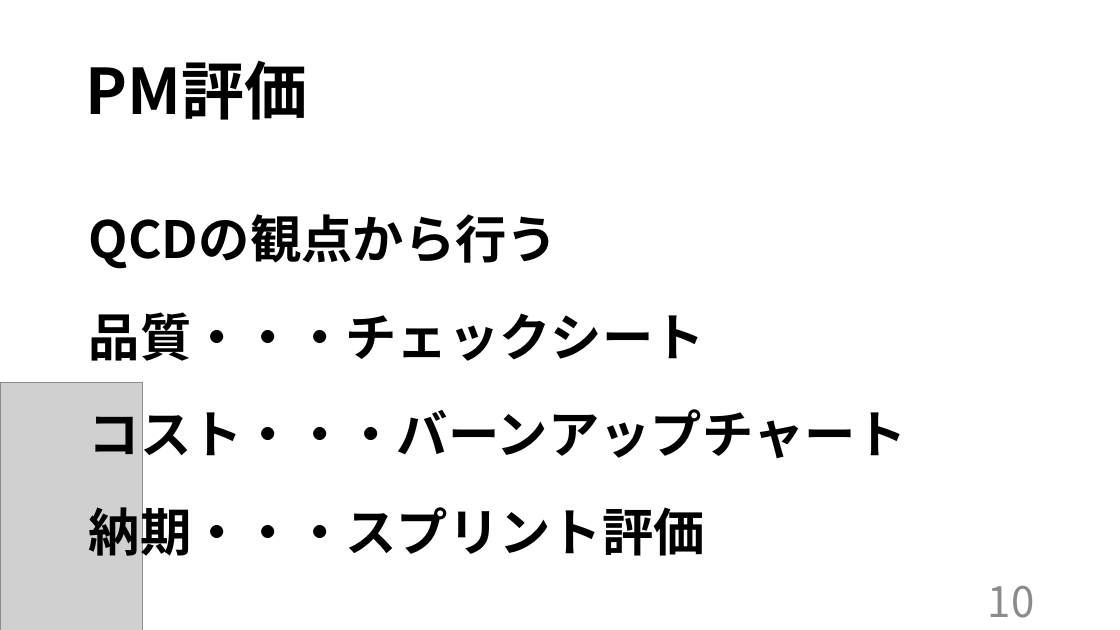
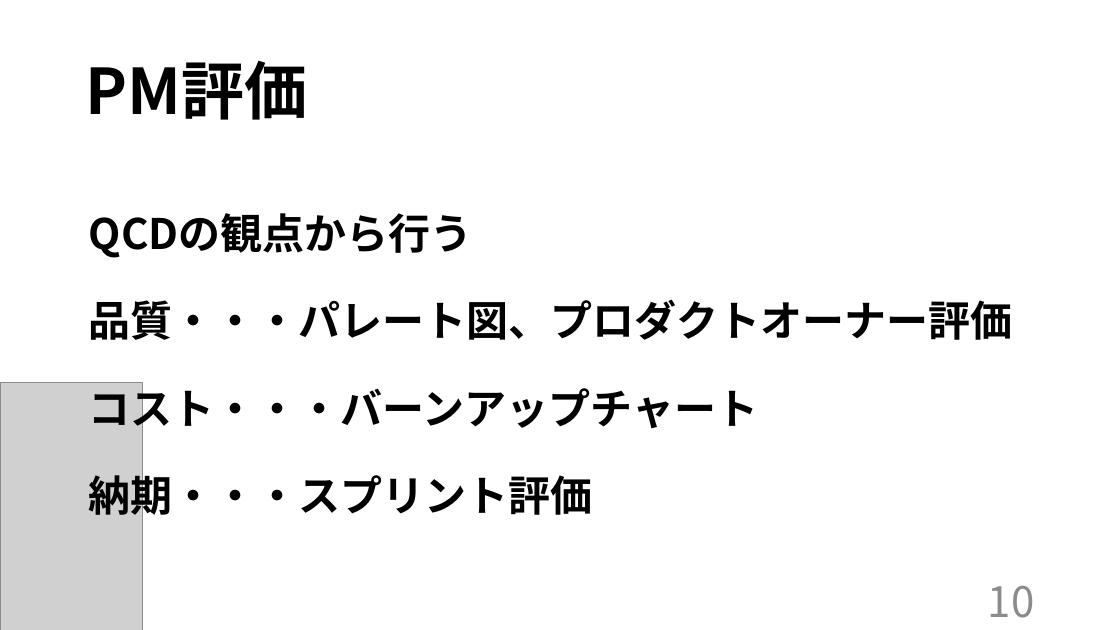
Before and after one commit to kazukiyoshida96/PM-, a slide deck: slide 11 of 最終.pptx. Drawn at 1120x630 pixels with LibreOffice and Linux fonts; fonts in the diff are those of the drawing; grey boxes stand for pictures. Boxes give left, top, right and bottom in pixels: in the first picture for what was removed or moved away, otherwise in the second. Text is boxed around its words. In the diff, an @@ line names an element or a change of style, - is before the commit and + after.

```diff
--- a/最終.pptx
+++ b/最終.pptx
@@ text at [89, 213, 758, 522]: size 44 to 36 pt in "QCDの観点から行う", "コスト・・・バーンアップチャート", "納期・・・スプリント評価"; line spacing 1.4 to 1.5 @@
@@ text at [89, 299, 1013, 340]: text changed; size 44 to 36 pt @@
-品質・・・チェックシート
+品質・・・パレート図、プロダクトオーナー評価
```
Also in this commit, not shown: 1 other slide changed, 1 other file.
